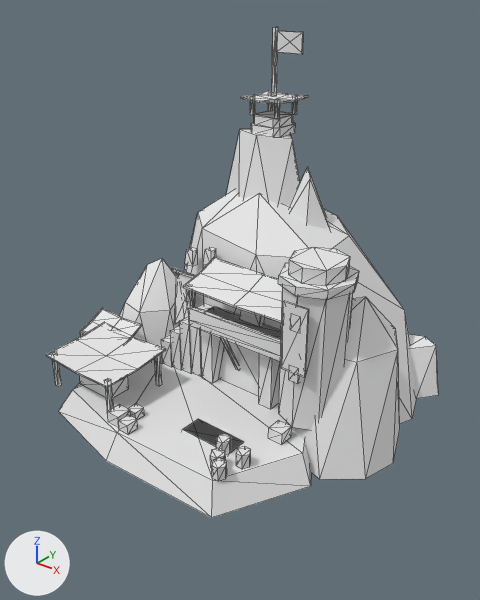
Two versions of the glTF model src/public/models/buildings/sietch.fremen.glb, one commit apart.
One viewpoint serves both versions: a 50 mm lens placed at (6.12, -7.79, 6.52), pointed at (0.09, -0.25, 1.84). The lights are fixed; the arrows at lower left show +X, +Y and +Z. The older version comes first. Mesh edges are drawn as thin lines. Where no turn or scale is listed for an object, it has been applied to the vertices. Vertices at exactly the same position are counted once.

In view in the first picture: 'body', 'level2', 'level3'.
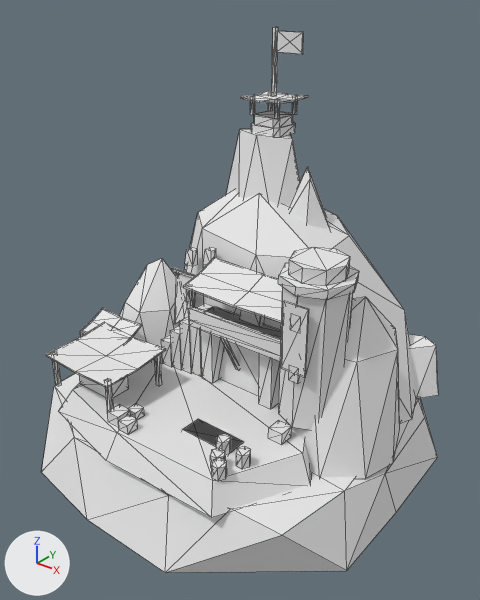
What differs and where, as boxes [x1, y1, x2, y2] in the pictures (480 x 600 px):
'body', reshaped (17% taller)
    before: [46, 190, 439, 518]
    after: [42, 190, 439, 573]
part 1 of me_body, added
    after: [42, 373, 438, 573]

Edits to the bpy script that builds the scene:
```text
Change me_body:
    used by ob_body; location = (0.0, 0.0, 0.0)
    remove me_body.from_pydata(...)  # 454 vertices, 592 faces; spans x -2.83..2.98, y -2.85..2.8, z 0.0..3.45
    add me_body.from_pydata(...)  # 486 vertices, 643 faces; spans x -3.12..3.07, y -3.2..3.2, z -1.0..3.45
    me_body part 1: a new loose piece of 32 vertices spanning x -3.12..3.07, y -3.2..3.2, z -1.0..0.03, in mat_palette (white #e7e7e7)
```
